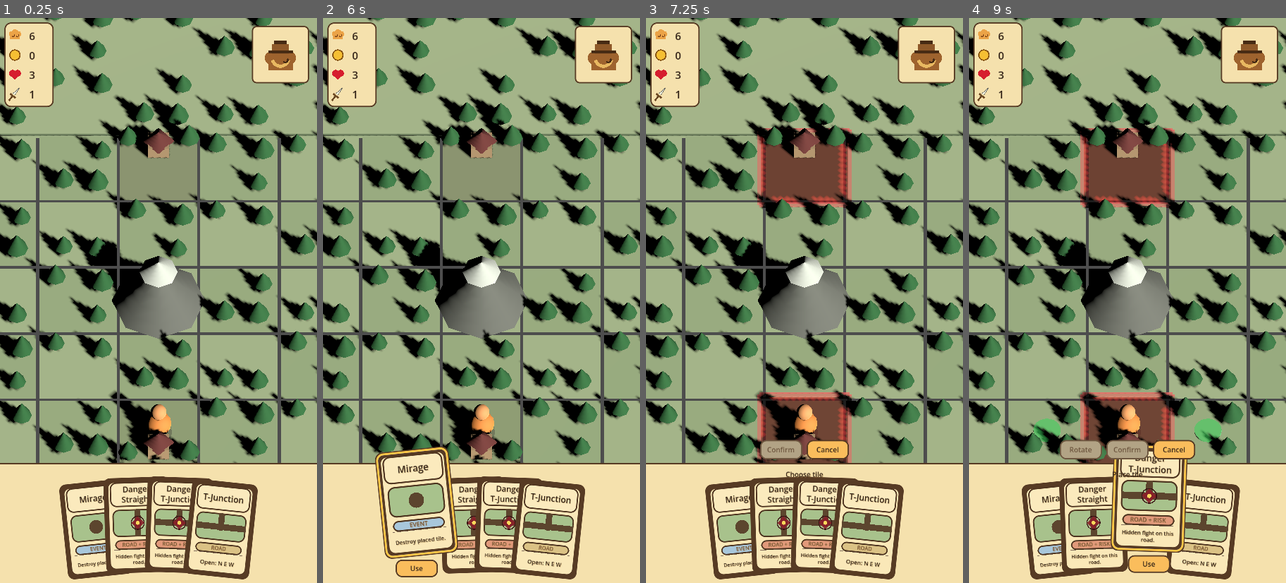
Above: before the commit, frames 1-4 (left to right).
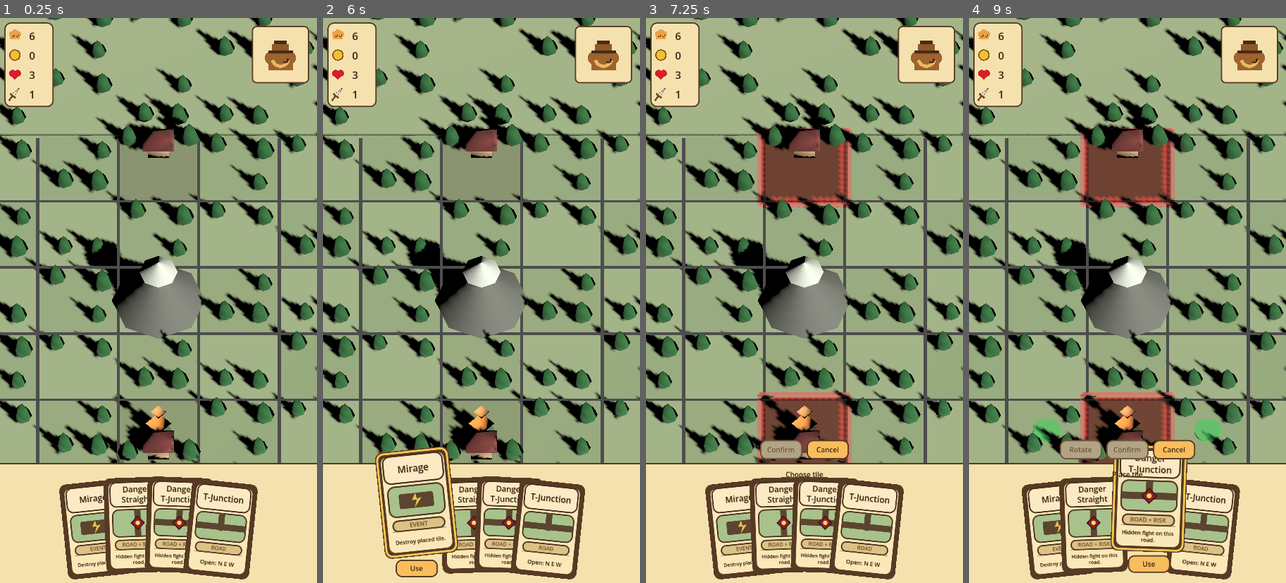
Above: after the commit, the same moments.

Repository: Reicher/The-Road-North
Game: Godot game, scene res://scenes/main.tscn
The game is run twice, just before and just after one commit, with the same random seed, the same clock (stepped at 60 frames per second) and the same inputs.
Inputs (mouse positions are in pixels of both pictures, inside the frame that each line leads up to):
- Up to frame 1 (0.25 s): no input
- Up to frame 2 (6 s): tap Enter at 0.5 s; drag from (481, 520) to (513, 176) at 0.52 s; click "Use" at 1.25 s; click "Cancel" at 2 s; click (601, 51) at 2.75 s; click "Knife" at 3.5 s; click "Knife" at 4.25 s; click "Knife" at 5 s; tap Space at 5.75 s; drag from (418, 526) to (465, 413) at 5.77 s
- Up to frame 3 (7.25 s): click "Use" at 6.5 s
- Up to frame 4 (9 s): tap Enter at 7.25 s; move the mouse to (1105, 526) at 7.27 s; click (1105, 526) at 7.42 s; click "Use" at 8 s; tap Space at 8.75 s; drag from (1149, 526) to (1032, 215) at 8.77 s

The runs differ from the first frame. In frame 1, 8.6% of the frame differs, in the area x 0-100%, y 0-100%; in frame 2, 8.8%; in frame 3, 8.4%; in frame 4, 8.6%.

Commit message:
Use static textures for card art

Diff:
--- a/scripts/card_view.gd
+++ b/scripts/card_view.gd
@@ -3,6 +3,27 @@
 
 const UIStyle = preload("res://scripts/ui_style.gd")
 const CARD_DEFINITION_SCRIPT = preload("res://scripts/card_definition.gd")
+const DEFAULT_CARD_BASE_TEXTURE_PATH := "res://ui/card_base.png"
+const FALLBACK_EVENT_ART_TEXTURE_PATH := "res://ui/card_art_event.png"
+const EVENT_ART_TEXTURES := {
+	DeckController.EVENT_RESTART_MAP: "res://ui/card_art_event_restart_map.png",
+	DeckController.EVENT_DESTROY_TILE: "res://ui/card_art_event_destroy_tile.png",
+	DeckController.EVENT_DRAW_TWO: "res://ui/card_art_event_draw_two.png",
+	DeckController.EVENT_ROTATE_TILE: "res://ui/card_art_event_rotate_tile.png",
+	DeckController.EVENT_LUCKY_FIND: "res://ui/card_art_event_lucky_find.png",
+}
+const ROAD_ART_TEXTURES := {
+	"Straight Road": "res://ui/card_art_road_straight.png",
+	"Corner": "res://ui/card_art_road_corner.png",
+	"T-Junction": "res://ui/card_art_road_t_junction.png",
+	"Four-Way Intersection": "res://ui/card_art_road_four_way.png",
+	"Dead End": "res://ui/card_art_road_dead_end.png",
+}
+const ENCOUNTER_MARKER_TEXTURES := {
+	GameMap.ENCOUNTER_ENEMY: "res://ui/card_marker_danger.png",
+	GameMap.ENCOUNTER_BERRY_BUSH: "res://ui/card_marker_berry.png",
+	GameMap.ENCOUNTER_CACHE: "res://ui/card_marker_cache.png",
+}
 
 signal focus_requested(card: CardView)
 signal use_requested(card: CardView)
@@ -51,12 +72,18 @@
 @export var card_border_color := Color.TRANSPARENT:
 	set(value):
 		card_border_color = value
+		queue_redraw()
+
+@export_file("*.png") var card_base_texture_path := DEFAULT_CARD_BASE_TEXTURE_PATH:
+	set(value):
+		card_base_texture_path = value
 		queue_redraw()
 
 var _title_label: Label
 var _category_label: Label
 var _detail_label: Label
 var _use_button: Button
+static var _texture_cache := {}
 
 const TITLE_RECT := Rect2(14.0, 12.0, 122.0, 52.0)
 const ART_RECT := Rect2(18.0, 72.0, 114.0, 62.0)
@@ -83,23 +110,14 @@
 
 func _draw() -> void:
 	var rect := Rect2(Vector2.ZERO, size)
-	var inner_rect := rect.grow(-8.0)
+	var art_rect := Rect2(Vector2(ART_RECT.position.x, ART_RECT.position.y), Vector2(size.x - ART_RECT.position.x * 2.0, ART_RECT.size.y))
 	var border := _resolved_card_border_color()
-	UIStyle.draw_panel(self, rect, border, border)
-	UIStyle.draw_panel(self, inner_rect, _resolved_card_color(), border)
-
-	var header_rect := Rect2(Vector2(14.0, 10.0), Vector2(size.x - 28.0, 56.0))
-	UIStyle.draw_panel(self, header_rect, _resolved_card_color().lightened(0.08), border.darkened(0.08))
-
-	var art_rect := Rect2(Vector2(ART_RECT.position.x, ART_RECT.position.y), Vector2(size.x - ART_RECT.position.x * 2.0, ART_RECT.size.y))
-	UIStyle.draw_panel(self, art_rect, UIStyle.card_art_fill(self), border.darkened(0.12))
-	_draw_card_symbol(art_rect)
-
-	var badge_rect := Rect2(Vector2(CATEGORY_RECT.position.x, CATEGORY_RECT.position.y), Vector2(size.x - CATEGORY_RECT.position.x * 2.0, CATEGORY_RECT.size.y))
-	UIStyle.draw_panel(self, badge_rect, _category_badge_fill(), border.darkened(0.1))
-
-	var detail_rule_y := DETAIL_RECT.position.y - 7.0
-	draw_line(Vector2(20.0, detail_rule_y), Vector2(size.x - 20.0, detail_rule_y), border.lightened(0.24), 1.0)
+	var card_base_texture := _load_texture(card_base_texture_path)
+	if card_base_texture != null:
+		draw_texture_rect(card_base_texture, rect, false)
+	else:
+		UIStyle.draw_panel(self, rect, _resolved_card_color(), border)
+	_draw_card_art_texture(art_rect)
 
 	if focused:
 		var focus_box := UIStyle.rounded_box(self, Color.TRANSPARENT, UIStyle.focus(self), -1, 4)
@@ -224,29 +242,50 @@
 	return "Open: %s" % " ".join(names)
 
 
-func _draw_card_symbol(art_rect: Rect2) -> void:
-	if tile_definition == null or not tile_definition.has_method("get_base_openings"):
-		draw_circle(art_rect.get_center(), minf(art_rect.size.x, art_rect.size.y) * 0.25, UIStyle.road_ink(self))
+func _draw_card_art_texture(art_rect: Rect2) -> void:
+	var art_texture := _card_art_texture()
+	if art_texture == null:
 		return
-
-	var openings: Dictionary = tile_definition.get_base_openings()
-	var center := art_rect.get_center()
-	var road_width := 14.0
-	var road_color := UIStyle.road_ink(self)
-
-	if openings.get("north", false) == true:
-		draw_rect(Rect2(Vector2(center.x - road_width * 0.5, art_rect.position.y), Vector2(road_width, art_rect.size.y * 0.5)), road_color, true)
-	if openings.get("east", false) == true:
-		draw_rect(Rect2(Vector2(center.x, center.y - road_width * 0.5), Vector2(art_rect.size.x * 0.5, road_width)), road_color, true)
-	if openings.get("south", false) == true:
-		draw_rect(Rect2(Vector2(center.x - road_width * 0.5, center.y), Vector2(road_width, art_rect.size.y * 0.5)), road_color, true)
-	if openings.get("west", false) == true:
-		draw_rect(Rect2(Vector2(art_rect.position.x, center.y - road_width * 0.5), Vector2(art_rect.size.x * 0.5, road_width)), road_color, true)
-	draw_circle(center, road_width * 0.62, road_color)
-	if not encounter_data.is_empty() and _encounter_type() != GameMap.ENCOUNTER_ENEMY:
-		_draw_reward_encounter_marker(art_rect)
-	if _encounter_type() == GameMap.ENCOUNTER_ENEMY:
-		_draw_hidden_enemy_marker(art_rect)
+	draw_texture_rect(art_texture, art_rect, false)
+
+	var marker_texture := _encounter_marker_texture()
+	if marker_texture == null:
+		return
+	var marker_size := marker_texture.get_size()
+	var marker_position := art_rect.get_center() - marker_size * 0.5
+	if _encounter_type() != GameMap.ENCOUNTER_ENEMY:
+		marker_position += Vector2(-art_rect.size.x * 0.22, art_rect.size.y * 0.12)
+	draw_texture_rect(marker_texture, Rect2(marker_position, marker_size), false)
+
+
+func _card_art_texture() -> Texture2D:
+	if category == DeckController.EVENT_CATEGORY:
+		return _load_texture(str(EVENT_ART_TEXTURES.get(event_type, FALLBACK_EVENT_ART_TEXTURE_PATH)))
+	if tile_definition == null:
+		return null
+	return _load_texture(str(ROAD_ART_TEXTURES.get(str(tile_definition.get("display_name")), "")))
+
+
+func _encounter_marker_texture() -> Texture2D:
+	if encounter_data.is_empty():
+		return null
+	return _load_texture(str(ENCOUNTER_MARKER_TEXTURES.get(_encounter_type(), "")))
+
+
+static func _load_texture(path: String) -> Texture2D:
+	if path.is_empty():
+		return null
+	if _texture_cache.has(path):
+		return _texture_cache[path]
+
+	var image := Image.new()
+	var error := image.load(path)
+	if error != OK:
+		push_warning("Could not load card texture: %s" % path)
+		return null
+	var texture := ImageTexture.create_from_image(image)
+	_texture_cache[path] = texture
+	return texture
 
 
 func _category_badge_text() -> String:
@@ -314,33 +353,6 @@
 	label.add_theme_font_size_override("font_size", clampi(font_size, min_size, max_size))
 
 
-func _draw_hidden_enemy_marker(art_rect: Rect2) -> void:
-	var radius := minf(art_rect.size.x, art_rect.size.y) * 0.24
-	var center := art_rect.get_center()
-	var points := PackedVector2Array([
-		center + Vector2(0.0, -radius),
-		center + Vector2(radius, 0.0),
-		center + Vector2(0.0, radius),
-		center + Vector2(-radius, 0.0),
-	])
-	draw_colored_polygon(points, Color(0.54, 0.12, 0.16, 0.90))
-	draw_arc(center, radius, 0.0, TAU, 24, Color(0.22, 0.06, 0.07, 0.95), 2.0)
-	draw_circle(center, radius * 0.30, Color(1.0, 0.86, 0.36, 0.98))
-
-
-func _draw_reward_encounter_marker(art_rect: Rect2) -> void:
-	var kind := _encounter_type()
-	var center := art_rect.get_center() + Vector2(-art_rect.size.x * 0.22, art_rect.size.y * 0.12)
-	var radius := minf(art_rect.size.x, art_rect.size.y) * 0.16
-	if kind == GameMap.ENCOUNTER_BERRY_BUSH:
-		draw_circle(center, radius, Color(0.18, 0.44, 0.22))
-		draw_circle(center + Vector2(radius * 0.35, -radius * 0.2), radius * 0.22, Color(0.67, 0.10, 0.18))
-	elif kind == GameMap.ENCOUNTER_CACHE:
-		var box_rect := Rect2(center - Vector2(radius, radius * 0.55), Vector2(radius * 2.0, radius * 1.15))
-		draw_rect(box_rect, Color(0.48, 0.27, 0.12), true)
-		draw_rect(box_rect, Color(0.88, 0.67, 0.28), false, 1.5)
-
-
 func _encounter_type() -> String:
 	return str(encounter_data.get("type", ""))
 
--- a/scripts/enemy_view.gd
+++ b/scripts/enemy_view.gd
@@ -1,5 +1,7 @@
 class_name EnemyView
 extends Node3D
+
+const ModelAssets = preload("res://scripts/model_assets.gd")
 
 @export_range(16.0, 256.0, 1.0) var tile_size := 96.0:
 	set(value):
@@ -26,12 +28,10 @@
 	if enemy_data.is_empty():
 		return
 
-	var body_color := Color(0.55, 0.10, 0.13)
 	var eye_color := Color(1.0, 0.84, 0.34)
-	_add_sphere("Body", tile_size * 0.14, Vector3(0.0, tile_size * 0.18, 0.0), body_color)
-	_add_sphere("Head", tile_size * 0.10, Vector3(0.0, tile_size * 0.34, -tile_size * 0.035), body_color.lightened(0.08))
-	_add_sphere("LeftEye", tile_size * 0.025, Vector3(-tile_size * 0.035, tile_size * 0.36, -tile_size * 0.11), eye_color)
-	_add_sphere("RightEye", tile_size * 0.025, Vector3(tile_size * 0.035, tile_size * 0.36, -tile_size * 0.11), eye_color)
+	var model := ModelAssets.instantiate_model(ModelAssets.ENEMY_MODEL, "EnemyModel", Vector3.ZERO, tile_size)
+	if model != null:
+		add_child(model)
 
 	if enemy_data.get("revealed", false) != true:
 		_add_box("QuestionMark", Vector3(tile_size * 0.035, tile_size * 0.20, tile_size * 0.035), Vector3(0.0, tile_size * 0.54, 0.0), eye_color)
@@ -54,20 +54,6 @@
 	add_child(label)
 
 
-func _add_sphere(node_name: String, radius: float, local_position: Vector3, color: Color) -> void:
-	var mesh := SphereMesh.new()
-	mesh.radius = radius
-	mesh.height = radius * 2.0
-	mesh.radial_segments = 12
-	mesh.rings = 6
-	var instance := MeshInstance3D.new()
-	instance.name = node_name
-	instance.mesh = mesh
-	instance.position = local_position
-	instance.material_override = _make_material(color)
-	add_child(instance)
-
-
 func _add_box(node_name: String, size: Vector3, local_position: Vector3, color: Color) -> void:
 	var mesh := BoxMesh.new()
 	mesh.size = size
--- a/scripts/map_visuals.gd
+++ b/scripts/map_visuals.gd
@@ -6,6 +6,7 @@
 const GROUND_LIGHT_COLOR := Color(0.69, 0.76, 0.57)
 const GROUND_DARK_COLOR := Color(0.64, 0.72, 0.53)
 const PLAYABLE_BORDER_COLOR := Color(0.30, 0.38, 0.26, 0.62)
+const ModelAssets = preload("res://scripts/model_assets.gd")
 const TREE_SLOTS := [
 	Vector2(-0.28, -0.28),
 	Vector2(0.30, -0.18),
@@ -132,9 +133,9 @@
 
 
 func _add_tree(map: GameMap, parent: Node3D, offset: Vector3, scale_factor: float = 1.0) -> void:
-	var trunk_height := map.tile_size * 0.16 * scale_factor
-	_add_box(parent, "TreeTrunk", Vector3(map.tile_size * 0.045, trunk_height, map.tile_size * 0.045), offset + Vector3(0.0, trunk_height * 0.5, 0.0), Color(0.34, 0.20, 0.10))
-	_add_cone(parent, "TreeTop", map.tile_size * 0.16 * scale_factor, map.tile_size * 0.32 * scale_factor, offset + Vector3(0.0, trunk_height + map.tile_size * 0.15 * scale_factor, 0.0), Color(0.17, 0.39, 0.20))
+	var model := ModelAssets.instantiate_model(ModelAssets.TREE_MODEL, "Tree", offset, map.tile_size * scale_factor)
+	if model != null:
+		parent.add_child(model)
 
 
 func _add_box(parent: Node3D, node_name: String, size: Vector3, local_position: Vector3, color: Color) -> MeshInstance3D:
--- /dev/null
+++ b/scripts/model_assets.gd
@@ -0,0 +1,175 @@
+class_name ModelAssets
+extends RefCounted
+
+const TREE_MODEL := "res://assets/models/tree.obj"
+const HOUSE_MODEL := "res://assets/models/house.obj"
+const PLAYER_MODEL := "res://assets/models/player.obj"
+const ENEMY_MODEL := "res://assets/models/enemy.obj"
+
+static var _cache: Dictionary = {}
+
+
+static func instantiate_model(path: String, node_name: String, local_position: Vector3, uniform_scale: float) -> Node3D:
+	var resource := _load_model(path)
+	if resource == null:
+		push_error("Missing or invalid 3D model asset: %s" % path)
+		return null
+
+	var node: Node3D
+	if resource is PackedScene:
+		node = resource.instantiate() as Node3D
+	elif resource is Mesh:
+		var mesh_instance := MeshInstance3D.new()
+		mesh_instance.mesh = resource
+		node = mesh_instance
+
+	if node == null:
+		push_error("3D model asset is not a Node3D or Mesh: %s" % path)
+		return null
+
+	node.name = node_name
+	node.position = local_position
+	node.scale = Vector3.ONE * uniform_scale
+	return node
+
+
+static func _load_model(path: String) -> Resource:
+	if _cache.has(path):
+		return _cache[path]
+	var resource: Resource
+	if ResourceLoader.exists(path):
+		resource = load(path)
+	else:
+		resource = _load_obj_mesh(path)
+	if resource == null:
+		return null
+	_cache[path] = resource
+	return resource
+
+
+static func _load_obj_mesh(path: String) -> ArrayMesh:
+	if not FileAccess.file_exists(path):
+		push_error("3D model file does not exist: %s" % path)
+		return null
+	var file := FileAccess.open(path, FileAccess.READ)
+	if file == null:
+		push_error("Could not open 3D model file: %s" % path)
+		return null
+
+	var vertices: Array[Vector3] = []
+	var surface_vertices: Dictionary = {}
+	var surface_normals: Dictionary = {}
+	var materials: Dictionary = {}
+	var current_material := ""
+	var base_dir := path.get_base_dir()
+
+	for raw_line in file.get_as_text().split("\n"):
+		var line := raw_line.strip_edges()
+		if line.is_empty() or line.begins_with("#"):
+			continue
+		var parts := line.split(" ", false)
+		if parts.is_empty():
+			continue
+		var keyword := str(parts[0])
+		if keyword == "mtllib" and parts.size() >= 2:
+			materials = _load_mtl("%s/%s" % [base_dir, str(parts[1])])
+		elif keyword == "usemtl" and parts.size() >= 2:
+			current_material = str(parts[1])
+			_ensure_surface(current_material, surface_vertices, surface_normals)
+		elif keyword == "v" and parts.size() >= 4:
+			vertices.append(Vector3(str(parts[1]).to_float(), str(parts[2]).to_float(), str(parts[3]).to_float()))
+		elif keyword == "f" and parts.size() >= 4:
+			_ensure_surface(current_material, surface_vertices, surface_normals)
+			var face: Array[Vector3] = []
+			for index in range(1, parts.size()):
+				var vertex_index := _parse_face_vertex_index(str(parts[index]), vertices.size())
+				if vertex_index >= 0 and vertex_index < vertices.size():
+					face.append(vertices[vertex_index])
+			for index in range(1, face.size() - 1):
+				_add_triangle(current_material, face[0], face[index], face[index + 1], surface_vertices, surface_normals)
+
+	var mesh := ArrayMesh.new()
+	for material_name in surface_vertices.keys():
+		var packed_vertices: PackedVector3Array = surface_vertices[material_name]
+		if packed_vertices.is_empty():
+			continue
+		var arrays := []
+		arrays.resize(Mesh.ARRAY_MAX)
+		arrays[Mesh.ARRAY_VERTEX] = packed_vertices
+		arrays[Mesh.ARRAY_NORMAL] = surface_normals[material_name]
+		mesh.add_surface_from_arrays(Mesh.PRIMITIVE_TRIANGLES, arrays)
+		var surface_index := mesh.get_surface_count() - 1
+		mesh.surface_set_material(surface_index, materials.get(material_name, _make_material(Color(0.8, 0.8, 0.8))))
+	if mesh.get_surface_count() == 0:
+		push_error("3D model file has no usable mesh surfaces: %s" % path)
+		return null
+	return mesh
+
+
+static func _load_mtl(path: String) -> Dictionary:
+	var materials: Dictionary = {}
+	if not FileAccess.file_exists(path):
+		return materials
+	var file := FileAccess.open(path, FileAccess.READ)
+	if file == null:
+		return materials
+
+	var current_name := ""
+	var current_color := Color(0.8, 0.8, 0.8)
+	var current_alpha := 1.0
+	for raw_line in file.get_as_text().split("\n"):
+		var line := raw_line.strip_edges()
+		if line.is_empty() or line.begins_with("#"):
+			continue
+		var parts := line.split(" ", false)
+		if parts.is_empty():
+			continue
+		var keyword := str(parts[0])
+		if keyword == "newmtl":
+			if not current_name.is_empty():
+				materials[current_name] = _make_material(Color(current_color.r, current_color.g, current_color.b, current_alpha))
+			current_name = str(parts[1]) if parts.size() >= 2 else ""
+			current_color = Color(0.8, 0.8, 0.8)
+			current_alpha = 1.0
+		elif keyword == "Kd" and parts.size() >= 4:
+			current_color = Color(str(parts[1]).to_float(), str(parts[2]).to_float(), str(parts[3]).to_float())
+		elif keyword == "d" and parts.size() >= 2:
+			current_alpha = str(parts[1]).to_float()
+	if not current_name.is_empty():
+		materials[current_name] = _make_material(Color(current_color.r, current_color.g, current_color.b, current_alpha))
+	return materials
+
+
+static func _ensure_surface(material_name: String, surface_vertices: Dictionary, surface_normals: Dictionary) -> void:
+	if surface_vertices.has(material_name):
+		return
+	surface_vertices[material_name] = PackedVector3Array()
+	surface_normals[material_name] = PackedVector3Array()
+
+
+static func _parse_face_vertex_index(token: String, vertex_count: int) -> int:
+	var raw_index := int(token.split("/", false)[0])
+	return vertex_count + raw_index if raw_index < 0 else raw_index - 1
+
+
+static func _add_triangle(
+	material_name: String,
+	a: Vector3,
+	b: Vector3,
+	c: Vector3,
+	surface_vertices: Dictionary,
+	surface_normals: Dictionary
+) -> void:
+	var normal := (b - a).cross(c - a).normalized()
+	surface_vertices[material_name].append_array(PackedVector3Array([a, b, c]))
+	surface_normals[material_name].append_array(PackedVector3Array([normal, normal, normal]))
+
+
+static func _make_material(color: Color) -> StandardMaterial3D:
+	var material := StandardMaterial3D.new()
+	material.albedo_color = color
+	material.roughness = 0.86
+	material.cull_mode = BaseMaterial3D.CULL_DISABLED
+	if color.a < 1.0:
+		material.transparency = BaseMaterial3D.TRANSPARENCY_ALPHA
+	return material
--- a/scripts/player.gd
+++ b/scripts/player.gd
@@ -2,6 +2,7 @@
 extends Node3D
 
 const DEFAULT_FOOD_MAP_AREA_DIVISOR := 4.0
+const ModelAssets = preload("res://scripts/model_assets.gd")
 
 signal food_changed(food: int)
 signal gold_changed(gold: int)
@@ -27,8 +28,6 @@
 @export_range(0.0, 1.0, 0.01) var move_duration := 0.16
 @export_range(0.0, 3.0, 0.01) var combat_bump_duration := 0.72
 @export_range(0.0, 2.0, 0.01) var post_combat_loot_delay := 0.45
-@export var pawn_color := Color(0.93, 0.56, 0.25)
-@export var pawn_shadow_color := Color(0.18, 0.16, 0.14, 0.32)
 
 var grid_position := Vector2i.ZERO
 var food := 0
@@ -198,47 +197,9 @@
 		child.queue_free()
 
 	var tile_size := _map.tile_size
-	var radius := tile_size * 0.16
-	_add_cylinder("Shadow", radius * 1.05, tile_size * 0.025, Vector3(0.0, tile_size * 0.012, 0.0), pawn_shadow_color)
-	_add_sphere("Body", radius, Vector3(0.0, tile_size * 0.20, 0.0), pawn_color)
-	_add_sphere("Head", radius * 0.62, Vector3(0.0, tile_size * 0.42, -tile_size * 0.02), pawn_color.lightened(0.18))
-
-
-func _add_cylinder(node_name: String, radius: float, height: float, local_position: Vector3, color: Color) -> void:
-	var mesh := CylinderMesh.new()
-	mesh.top_radius = radius
-	mesh.bottom_radius = radius
-	mesh.height = height
-	mesh.radial_segments = 16
-	var instance := MeshInstance3D.new()
-	instance.name = node_name
-	instance.mesh = mesh
-	instance.position = local_position
-	instance.material_override = _make_material(color)
-	_visual_root.add_child(instance)
-
-
-func _add_sphere(node_name: String, radius: float, local_position: Vector3, color: Color) -> void:
-	var mesh := SphereMesh.new()
-	mesh.radius = radius
-	mesh.height = radius * 2.0
-	mesh.radial_segments = 16
-	mesh.rings = 8
-	var instance := MeshInstance3D.new()
-	instance.name = node_name
-	instance.mesh = mesh
-	instance.position = local_position
-	instance.material_override = _make_material(color)
-	_visual_root.add_child(instance)
-
-
-func _make_material(color: Color) -> StandardMaterial3D:
-	var material := StandardMaterial3D.new()
-	material.albedo_color = color
-	material.roughness = 0.82
-	if color.a < 1.0:
-		material.transparency = BaseMaterial3D.TRANSPARENCY_ALPHA
-	return material
+	var model := ModelAssets.instantiate_model(ModelAssets.PLAYER_MODEL, "Pawn", Vector3.ZERO, tile_size)
+	if model != null:
+		_visual_root.add_child(model)
 
 
 func _on_tile_pressed(target_position: Vector2i) -> void:
--- a/scripts/road_tile_visuals.gd
+++ b/scripts/road_tile_visuals.gd
@@ -4,6 +4,7 @@
 const GROUND_HEIGHT := 0.10
 const ROAD_HEIGHT := 0.08
 const ROAD_TREE_CLEARANCE := 0.26
+const ModelAssets = preload("res://scripts/model_assets.gd")
 
 var _enemy_view: Node3D
 
@@ -85,11 +86,10 @@
 
 
 func _add_house(openings: Dictionary, tile_size: float) -> void:
-	var base_size := Vector3(tile_size * 0.26, tile_size * 0.20, tile_size * 0.24)
-	var base_y := GROUND_HEIGHT + base_size.y * 0.5
 	var z_offset := _get_house_z_offset(openings, tile_size)
-	_add_box("HouseBase", base_size, Vector3(0.0, base_y, z_offset), Color(0.70, 0.58, 0.42))
-	_add_cone("HouseRoof", tile_size * 0.20, tile_size * 0.18, Vector3(0.0, base_y + tile_size * 0.18, z_offset), Color(0.42, 0.20, 0.18), 4)
+	var model := ModelAssets.instantiate_model(ModelAssets.HOUSE_MODEL, "House", Vector3(0.0, GROUND_HEIGHT, z_offset), tile_size)
+	if model != null:
+		add_child(model)
 
 
 func _get_house_z_offset(openings: Dictionary, tile_size: float) -> float:
@@ -150,9 +150,9 @@
 
 
 func _add_tree(tile_size: float, offset: Vector3, scale_factor: float = 1.0) -> void:
-	var trunk_height := tile_size * 0.15 * scale_factor
-	_add_box("TreeTrunk", Vector3(tile_size * 0.045, trunk_height, tile_size * 0.045), offset + Vector3(0.0, trunk_height * 0.5, 0.0), Color(0.34, 0.20, 0.10))
-	_add_cone("TreeTop", tile_size * 0.15 * scale_factor, tile_size * 0.30 * scale_factor, offset + Vector3(0.0, trunk_height + tile_size * 0.14 * scale_factor, 0.0), Color(0.17, 0.39, 0.20), 8)
+	var model := ModelAssets.instantiate_model(ModelAssets.TREE_MODEL, "Tree", offset, tile_size * scale_factor)
+	if model != null:
+		add_child(model)
 
 
 func _add_bush(tile_size: float, offset: Vector3, berries := false) -> void:
--- /dev/null
+++ b/tests/test_model_assets.gd
@@ -0,0 +1,28 @@
+extends SceneTree
+
+const ModelAssets = preload("res://scripts/model_assets.gd")
+
+const MODEL_PATHS: Array[String] = [
+	ModelAssets.TREE_MODEL,
+	ModelAssets.HOUSE_MODEL,
+	ModelAssets.PLAYER_MODEL,
+	ModelAssets.ENEMY_MODEL,
+]
+
+
+func _initialize() -> void:
+	for path in MODEL_PATHS:
+		var model := ModelAssets.instantiate_model(path, "TestModel", Vector3(1.0, 2.0, 3.0), 2.0)
+		_assert(model != null, "Expected model asset to instantiate: %s" % path)
+		_assert(model.name == "TestModel", "Expected model helper to assign the requested name")
+		_assert(model.position == Vector3(1.0, 2.0, 3.0), "Expected model helper to assign the requested position")
+		_assert(model.scale == Vector3(2.0, 2.0, 2.0), "Expected model helper to assign the requested scale")
+		model.queue_free()
+	quit()
+
+
+func _assert(condition: bool, message: String) -> void:
+	if condition:
+		return
+	push_error(message)
+	quit(1)
Not shown, added: assets/models/enemy.obj
Not shown, added: assets/models/enemy.obj.import
Not shown, added: assets/models/house.obj
Not shown, added: assets/models/house.obj.import
Not shown, added: assets/models/player.obj
Not shown, added: assets/models/player.obj.import
Not shown, added: assets/models/road_to_karlskoga_models.mtl
Not shown, added: assets/models/tree.obj
Not shown, added: assets/models/tree.obj.import
Not shown, added: scripts/map_visuals.gd.uid
Not shown, added: scripts/model_assets.gd.uid
Not shown, added: scripts/road_tile_visuals.gd.uid
(and 32 more such lines)
